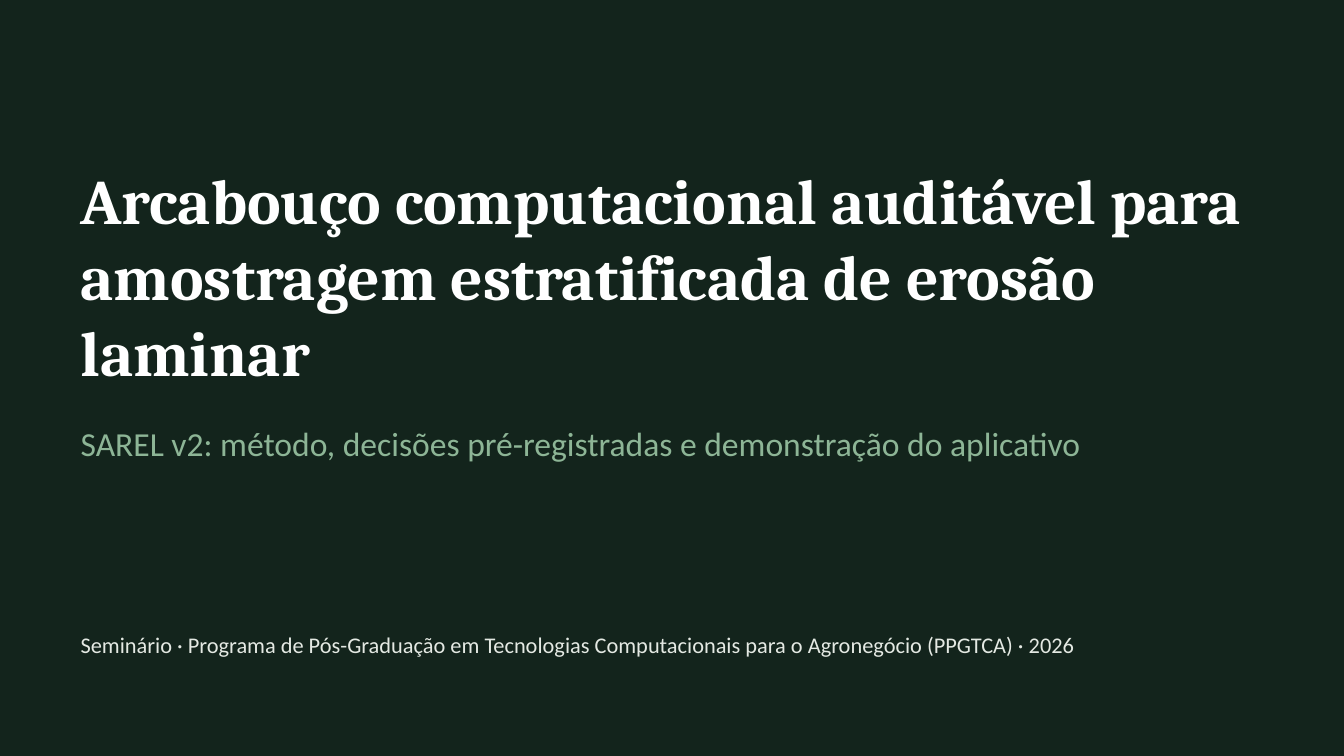
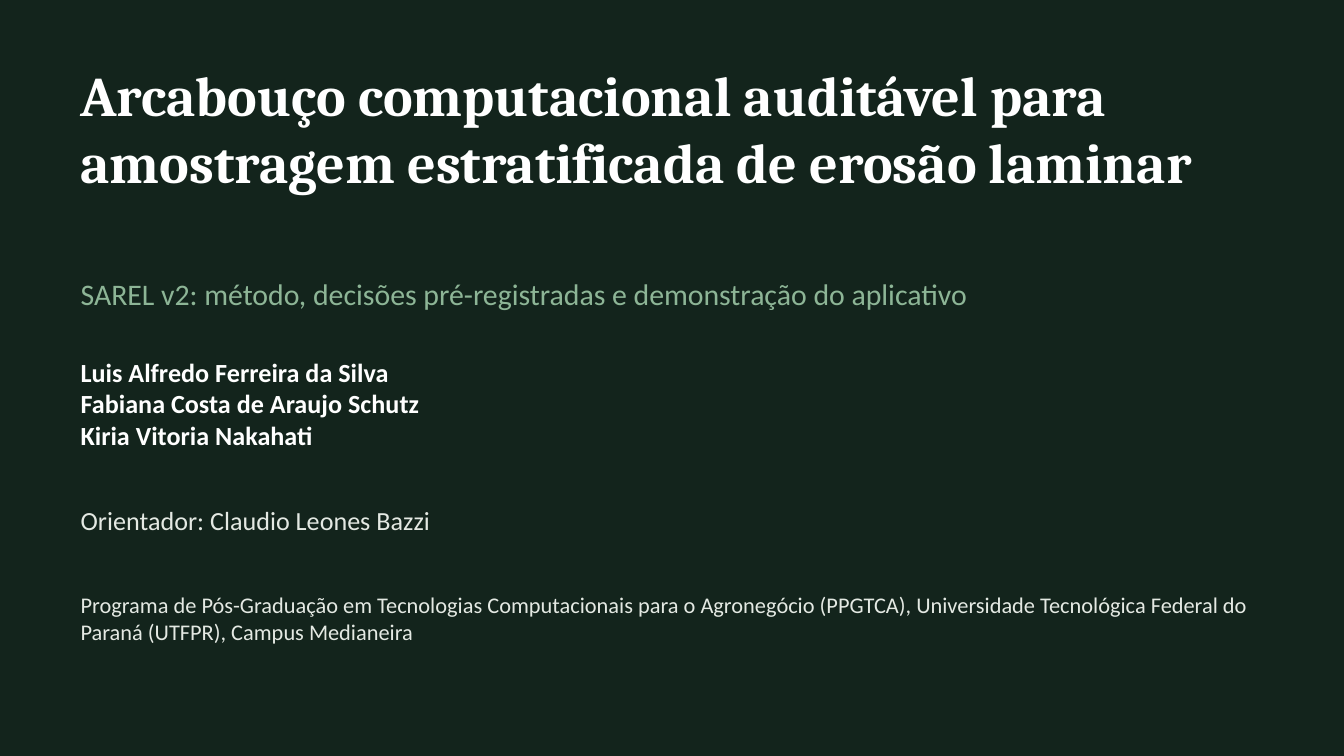
Before and after one commit to RedZardoz/localizador-erosao-v02, a slide deck: slide 1 of docs/Apresentacao_Seminario_Arcabouco_Auditavel.pptx. Drawn at 1344x756 pixels with LibreOffice and Linux fonts; fonts in the diff are those of the drawing. Boxes give left, top, right and bottom in pixels: in the first picture for what was removed or moved away, otherwise in the second. Text is boxed around its words. In the diff, an @@ line names an element or a change of style, - is before the commit and + after.

```diff
--- a/docs/Apresentacao_Seminario_Arcabouco_Auditavel.pptx
+++ b/docs/Apresentacao_Seminario_Arcabouco_Auditavel.pptx
@@ text "Arcabouço computacional auditável para amostragem ...": place and size @@
-text "Arcabouço computacional auditável para amostragem ..." at (81, 179, 1241, 377)
+text "Arcabouço computacional auditável para amostragem ..." at (81, 76, 1191, 196)
@@ text "Arcabouço computacional auditável para amostragem ..." at (81, 76, 1191, 196): size 34 to 30 pt @@
@@ text "SAREL v2: método, decisões pré-registradas ...": place and size @@
-text "SAREL v2: método, decisões pré-registradas ..." at (81, 432, 1080, 462)
+text "SAREL v2: método, decisões pré-registradas ..." at (81, 284, 967, 310)
@@ text "SAREL v2: método, decisões pré-registradas ..." at (81, 284, 967, 310): size 18 to 16 pt @@
@@ text added at (81, 363, 419, 445), 14 pt, text #FFFFFF, bold @@
+Luis Alfredo Ferreira da Silva
+Fabiana Costa de Araujo Schutz
+Kiria Vitoria Nakahati
@@ text added at (81, 512, 429, 530), 14 pt, text #E4E9E3 @@
+Orientador: Claudio Leones Bazzi
@@ text at (81, 597, 1247, 644): text changed @@
-Seminário · Programa de Pós-Graduação em Tecnologias Computacionais para o Agronegócio (PPGTCA) · 2026
+Programa de Pós-Graduação em Tecnologias Computacionais para o Agronegócio (PPGTCA), Universidade Tecnológica Federal do Paraná (UTFPR), Campus Medianeira
```
